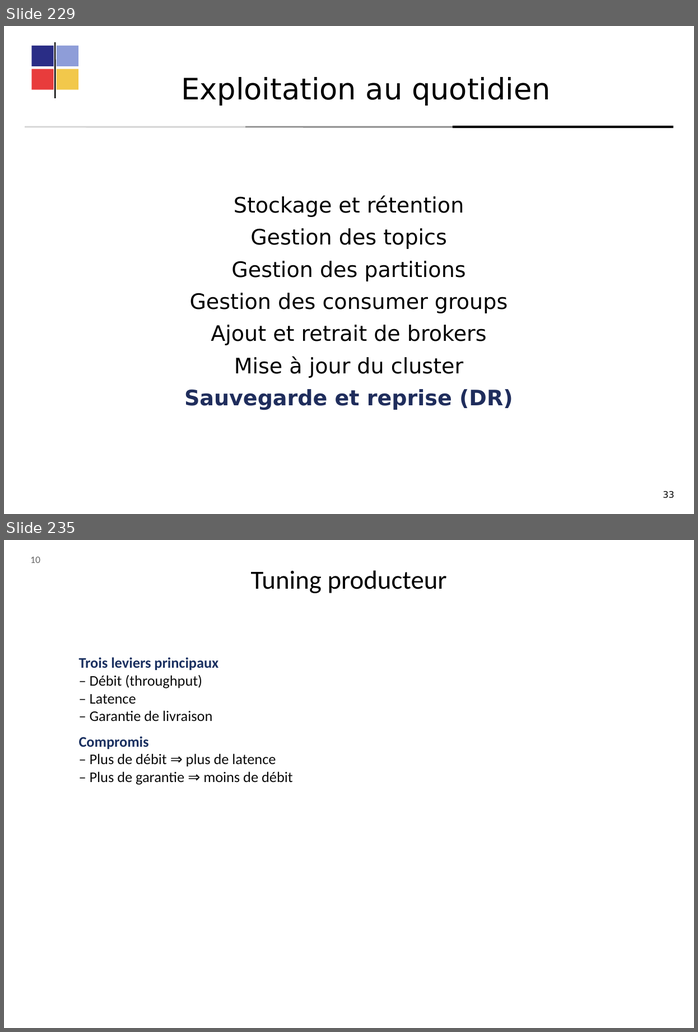
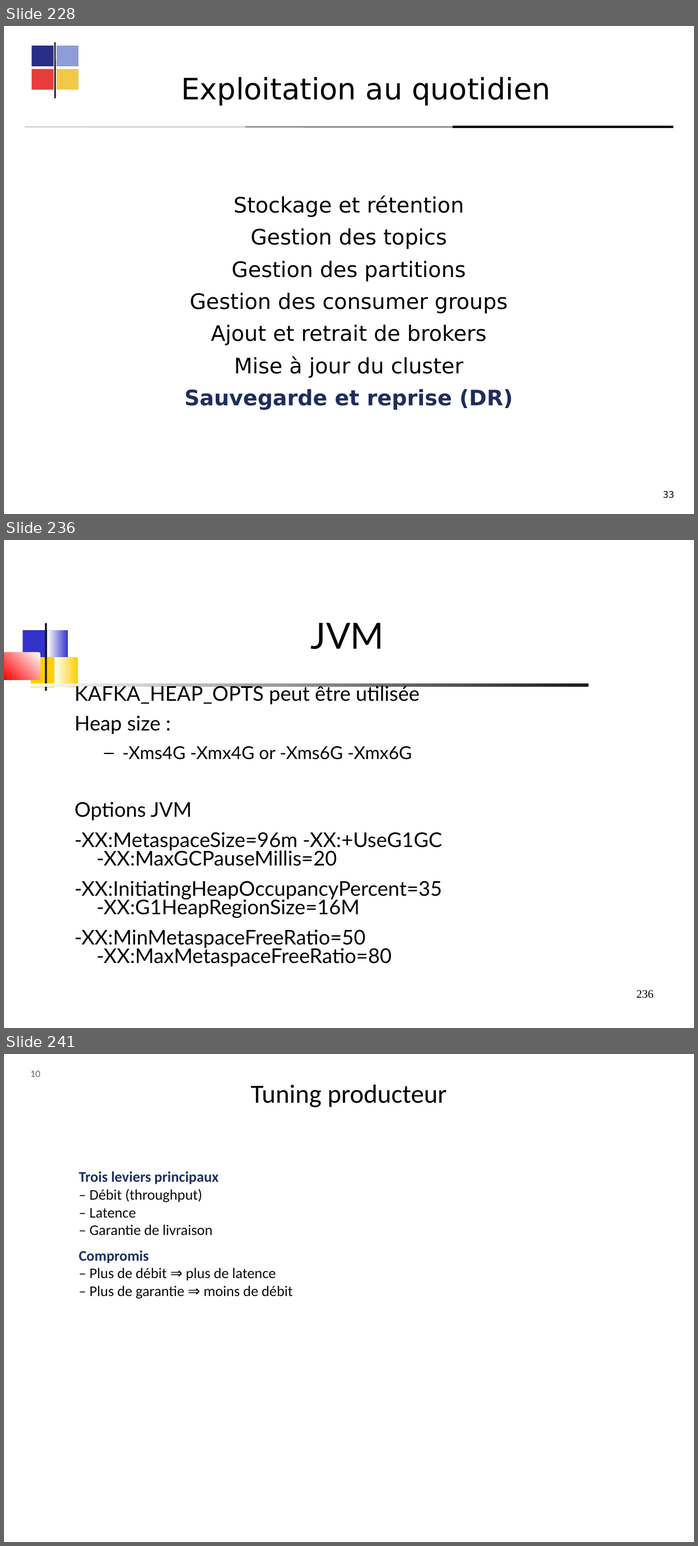
Before and after one commit to dthibau/kafka, a slide deck: KafkaAdmin.odp. Shown one above the other, each under a label of ours: slides 229 and 235 before the commit, slides 228, 236 and 241 after it; the slides between them are not shown. The pictures are 698x1032 and 698x1546 pixels, drawn with LibreOffice and Linux fonts; fonts in the diff are those of the drawing. Boxes give left, top, right and bottom in pixels: in the first picture for what was removed or moved away, otherwise in the second. Text is boxed around its words. In the diff, an @@ line names an element or a change of style, - is before the commit and + after.

```diff
--- a/KafkaAdmin.odp
+++ b/KafkaAdmin.odp
@@ slide 236 added at (x1=4, y1=540, x2=694, y2=1028), background #FFFFFF @@
@@ title added at (x1=311, y1=623, x2=384, y2=649), 44 pt, text #000000 @@
+JVM
@@ group added at (x1=4, y1=623, x2=589, y2=691): 5 freeform shapes, 2 rounded rectangles @@
@@ text added at (x1=75, y1=683, x2=442, y2=967), 24.8 pt, text #000000 @@
+KAFKA_HEAP_OPTS peut être utilisée
+Heap size :
+  – -Xms4G -Xmx4G or -Xms6G -Xmx6G
+Options JVM
+-XX:MetaspaceSize=96m -XX:+UseG1GC -XX:MaxGCPauseMillis=20
+-XX:InitiatingHeapOccupancyPercent=35 -XX:G1HeapRegionSize=16M
+-XX:MinMetaspaceFreeRatio=50 -XX:MaxMetaspaceFreeRatio=80
@@ page number added at (x1=636, y1=990, x2=654, y2=998), 14 pt, text #000000 @@
+236
@@ what was slide 229 is now slide 228 @@
@@ what was slide 235 is now slide 241 @@
```
Also in this commit, not shown: 30 slides changed, 8 other slides added, 3 slides removed, 1 other file.
